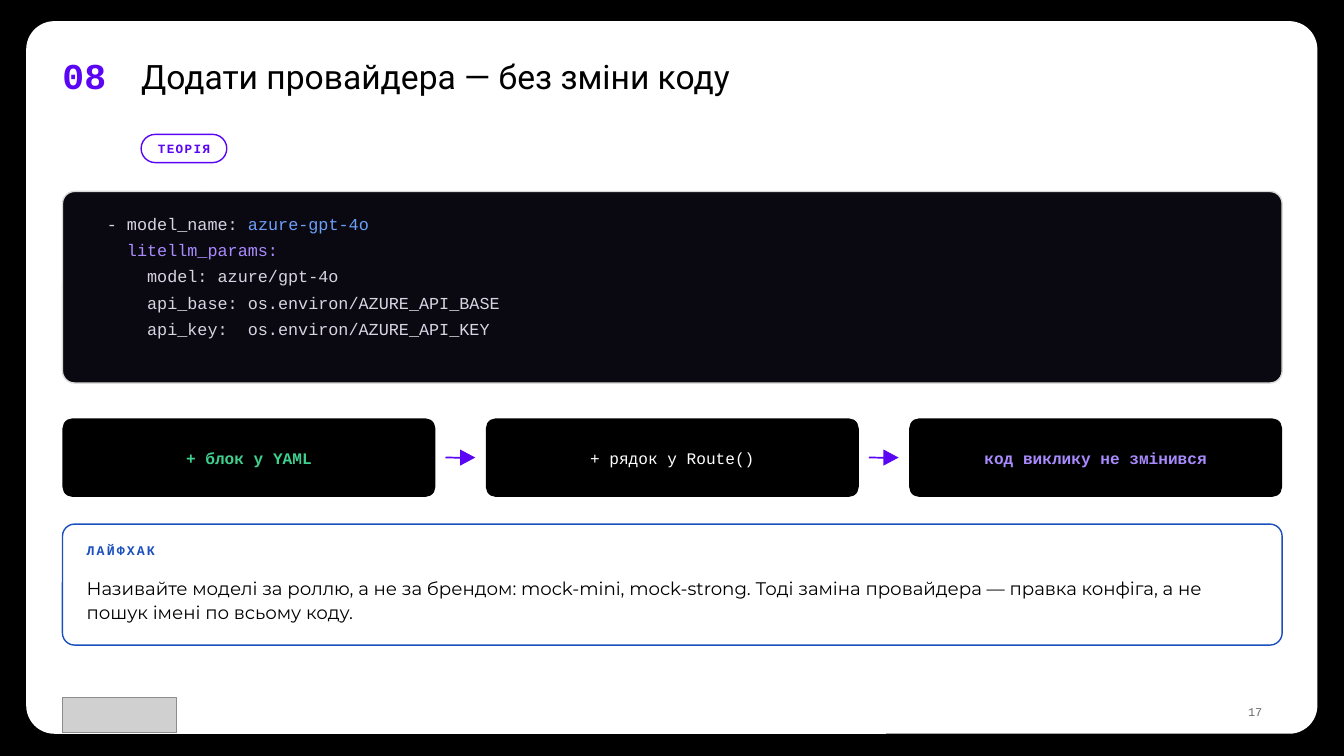
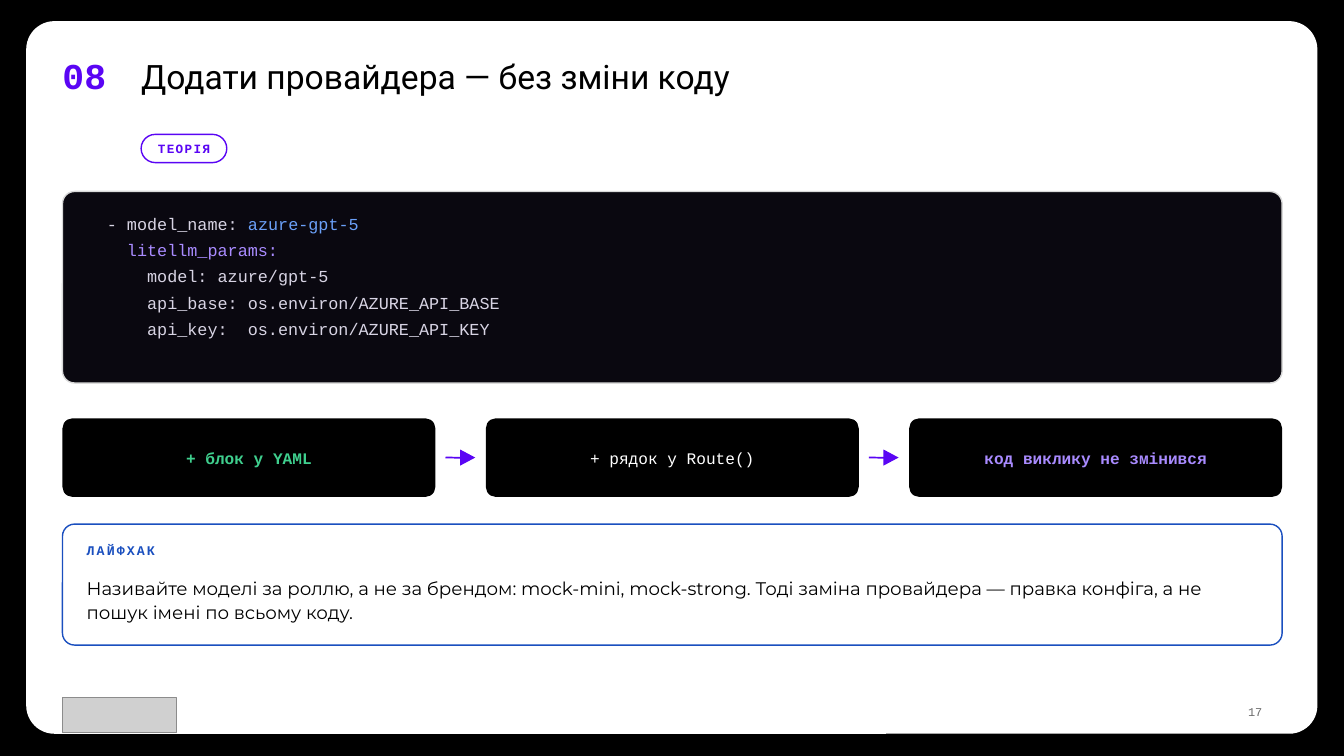
Before and after one commit to TarasFedorenkoFTV/llmops-bootcamp, a slide deck: slide 17 of docs/decks/L03.pptx. Drawn at 1344x756 pixels with LibreOffice and Linux fonts; fonts in the diff are those of the drawing; grey boxes stand for pictures; background and template pictures are left out. Boxes give left, top, right and bottom in pixels: in the first picture for what was removed or moved away, otherwise in the second. Text is boxed around its words. In the diff, an @@ line names an element or a change of style, - is before the commit and + after.

Commit message:
# new model

```diff
--- a/docs/decks/L03.pptx
+++ b/docs/decks/L03.pptx
@@ text at (127, 218, 359, 234): text changed @@
-- model_name: azure-gpt-4o
+- model_name: azure-gpt-5
@@ text at (147, 270, 329, 286): text changed @@
-model: azure/gpt-4o
+model: azure/gpt-5
```
Also in this commit, not shown: 9 other files.
